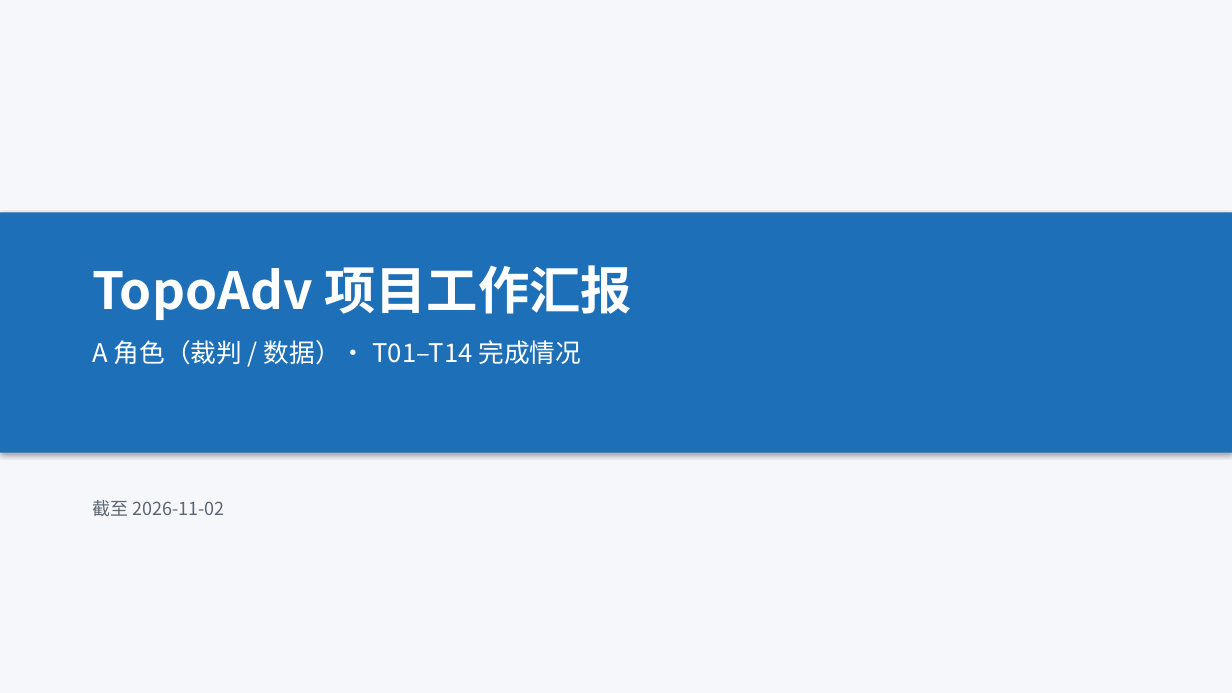
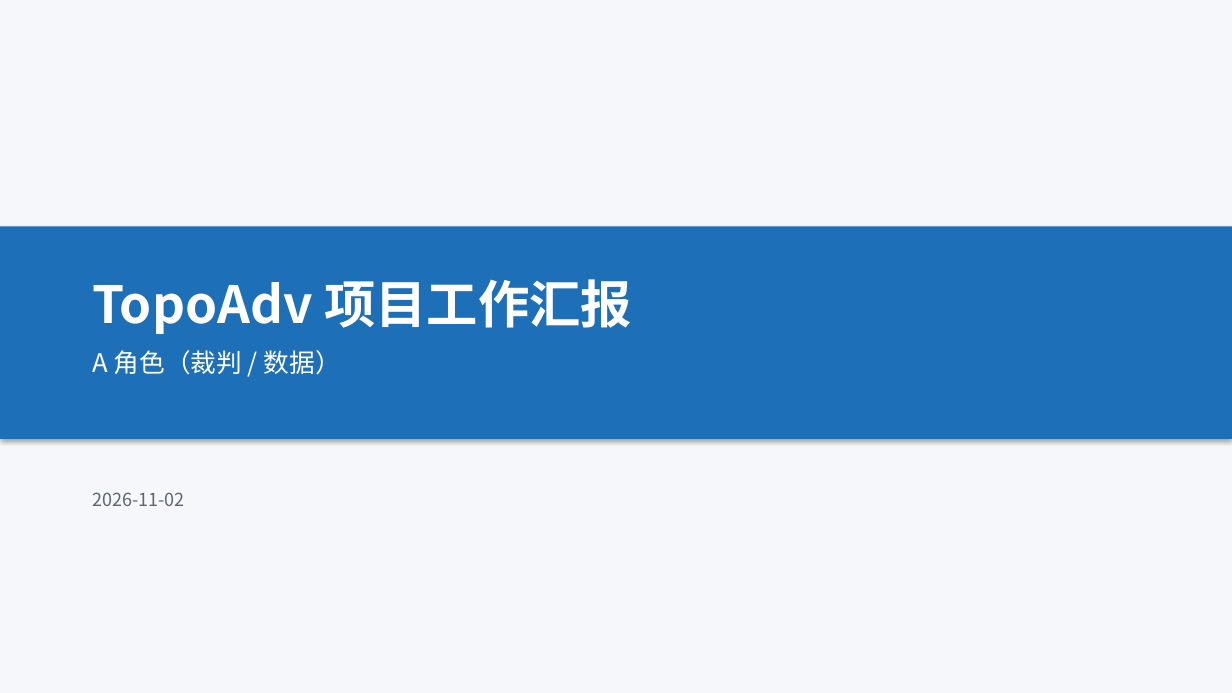
Before and after one commit to laoma9604-design/similar-learning, a slide deck: slide 1 of docs/TopoAdv-A角色工作汇报.pptx. Drawn at 1232x693 pixels with LibreOffice and Linux fonts; fonts in the diff are those of the drawing. Boxes give left, top, right and bottom in pixels: in the first picture for what was removed or moved away, otherwise in the second. Text is boxed around its words. In the diff, an @@ line names an element or a change of style, - is before the commit and + after.

Commit message:
汇报 PPT 精简为 8 页：只列已完成的工作
删除缺陷复盘、坑、待办、风险提示等章节，只保留做了什么：
  1 封面
  2 工作概览（T01/T02/T06 完成，T05、T11-T14 未完成）
  3 T01 统一对象与评价协议
  4 T02 三个数据集（组数/任务数/对象数/划分）
  5 T02 配套材料（参考标注/分组清单/结构标注/数据说明）
  6 T06 独立评价器（三数据集判据与满分情况）
  7 验收（五个工具的结果）
  8 收尾

版面检查：8 页 / 0 越界 / 0 重叠。pytest 83 passed。

```diff
--- a/docs/TopoAdv-A角色工作汇报.pptx
+++ b/docs/TopoAdv-A角色工作汇报.pptx
@@ rectangle: place and size @@
-rectangle at <box>0,213,1232,453</box>
+rectangle at <box>0,226,1232,439</box>
@@ text "TopoAdv 项目工作汇报": place and size @@
-text "TopoAdv 项目工作汇报" at <box>92,265,632,320</box>
+text "TopoAdv 项目工作汇报" at <box>92,279,632,334</box>
@@ text at <box>92,350,341,375</box>: text changed @@
-A 角色（裁判 / 数据）· T01–T14 完成情况
+A 角色（裁判 / 数据）
@@ text at <box>92,492,184,506</box>: text changed @@
-截至 2026-11-02
+2026-11-02
```
Also in this commit, not shown: 4 other slides changed, 3 slides added, 7 slides removed, 1 other file.
